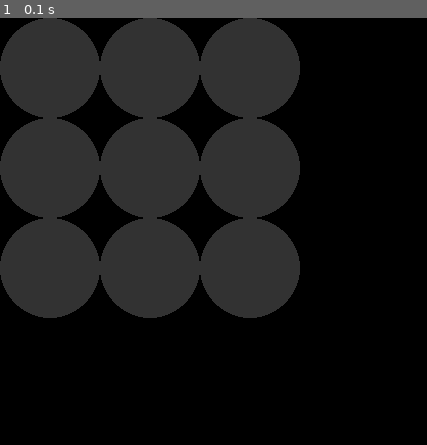
Above: before the commit, frame 1.
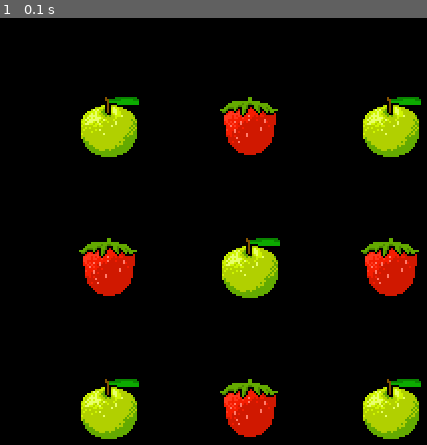
Above: after the commit, the same moment.

Repository: joemiddie13/pygame_tutorial
Game: pygame game, started from game.py
Two runs of this game, one before a commit and one after it. Both use one fixed random seed, a clock stepped at 60 frames per second and the inputs below.
Inputs:
- Up to frame 1 (0.1 s): no input

The runs differ from the first frame. In frame 1, 46% of the frame differs, in the area x 0-99%, y 0-99%.

Commit message:
completed making things move

Diff:
--- a/game.py
+++ b/game.py
@@ -1,59 +1,36 @@
-# Challenge 1
-
-# # Import and initialize pygame
-# import pygame
-# pygame.init()
-
-# # Configure the screen
-# screen = pygame.display.set_mode([500, 500])
-
-# # Create the game loop
-# running = True
-# while running:
-#     # Looks at events
-#     for event in pygame.event.get():
-#         if event.type == pygame.QUIT:
-#             running = False
-
-#     # Clear the screen
-#     screen.fill((0, 0, 0))
-
-#     # Define the colors
-#     red = (255, 0, 0)
-#     orange = (255, 165, 0)
-#     yellow = (255, 255, 0)
-#     green = (0, 255, 0)
-#     blue = (0, 0, 255)
-
-#     # Draw the circles
-#     pygame.draw.circle(screen, red, (100, 100), 50)   # Top-left circle
-#     pygame.draw.circle(screen, orange, (300, 100), 50) # Top-right circle
-#     pygame.draw.circle(screen, yellow, (200, 200), 50)  # Middle circle
-#     pygame.draw.circle(screen, green, (100, 300), 50)   # Bottom-left circle
-#     pygame.draw.circle(screen, blue, (300, 300), 50)    # Bottom-right circle
-
-#     # Update the display
-#     pygame.display.flip()
-
-
-# Challenge 2
-
 import pygame
 
 # Initialize Pygame
 pygame.init()
 
-# Set up the display
-screen = pygame.display.set_mode((500, 500))
+# Configure the screen
+screen = pygame.display.set_mode([500, 500])
 
-# Define colors
-dark_gray = (50, 50, 50)
+# Define the GameObject class
+class GameObject(pygame.sprite.Sprite):
+    def __init__(self, x, y, image):
+        super(GameObject, self).__init__()
+        self.surf = pygame.image.load(image)
+        self.rect = self.surf.get_rect(center=(x, y))
 
-# Starting positions for the first circle
-start_x = 50  # adjust as necessary
-start_y = 50  # adjust as necessary
-offset = 100  # distance between the centers of the circles
-radius = 50   # radius of circles
+    def render(self, screen):
+        screen.blit(self.surf, self.rect)
+
+# Calculate positions and create GameObjects
+rows, cols = 3, 3
+fruit_size = 64
+x_spacing = (500 - (cols * fruit_size)) // (cols + 1)
+y_spacing = (500 - (rows * fruit_size)) // (rows + 1)
+fruit_types = ['apple.png', 'strawberry.png']
+
+# Generate a list of fruit GameObjects in a grid
+fruits = []
+for row in range(rows):
+    for col in range(cols):
+        x = (col * fruit_size) + (x_spacing * (col + 1)) + (fruit_size // 2)
+        y = (row * fruit_size) + (y_spacing * (row + 1)) + (fruit_size // 2)
+        fruit_image = fruit_types[(row + col) % len(fruit_types)]
+        fruits.append(GameObject(x, y, fruit_image))
 
 # Create the game loop
 running = True
@@ -63,22 +40,14 @@
         if event.type == pygame.QUIT:
             running = False
 
-    # Clear the screen
+    # Clear screen
     screen.fill((0, 0, 0))
 
-    # Draw the circles in a grid pattern using a single loop
-    for i in range(9):
-        # Calculate row number (by dividing i by 3 and rounding down)
-        row = i // 3
-        # Calculate column number (remainder of i divided by 3)
-        col = i % 3
+    # Render all fruits
+    for fruit in fruits:
+        fruit.render(screen)
 
-        # Calculate position for each circle
-        position = (start_x + col * offset, start_y + row * offset)
-        pygame.draw.circle(screen, dark_gray, position, radius)
-
-    # Update the display
+    # Update the window
     pygame.display.flip()
 
-# Quit Pygame
 pygame.quit()
--- a/game2.py
+++ b/game2.py
@@ -1,4 +1,6 @@
 import pygame
+from random import randint
+import random
 
 # Initialize Pygame
 pygame.init()
@@ -11,26 +13,55 @@
     def __init__(self, x, y, image):
         super(GameObject, self).__init__()
         self.surf = pygame.image.load(image)
-        self.rect = self.surf.get_rect(center=(x, y))
+        self.rect = self.surf.get_rect(topleft=(x, y))
 
     def render(self, screen):
         screen.blit(self.surf, self.rect)
 
-# Calculate positions and create GameObjects
-rows, cols = 3, 3
-fruit_size = 64
-x_spacing = (500 - (cols * fruit_size)) // (cols + 1)
-y_spacing = (500 - (rows * fruit_size)) // (rows + 1)
-fruit_types = ['apple.png', 'strawberry.png']
+# Subclass GameObject for Apple that falls
+class Apple(GameObject):
+    def __init__(self):
+        super(Apple, self).__init__(0, 0, 'apple.png')
+        self.dy = (randint(0, 200) / 100) + 1
+        self.reset()
 
-# Generate a list of fruit GameObjects in a grid
-fruits = []
-for row in range(rows):
-    for col in range(cols):
-        x = (col * fruit_size) + (x_spacing * (col + 1)) + (fruit_size // 2)
-        y = (row * fruit_size) + (y_spacing * (row + 1)) + (fruit_size // 2)
-        fruit_image = fruit_types[(row + col) % len(fruit_types)]
-        fruits.append(GameObject(x, y, fruit_image))
+    def move(self):
+        self.rect.y += self.dy
+        # Check the y position of the apple
+        if self.rect.y > 500:
+            self.reset()
+
+    # Reset the apple to the top of the screen at a random x position
+    def reset(self):
+        # self.rect.x = randint(50, 400)
+        # self.rect.y = -64
+        lanes = [93, 218, 343]
+        self.rect.x = random.choice(lanes)
+        self.rect.y = -64
+
+class Strawberry(GameObject):
+    def __init__(self):
+        super(Strawberry, self).__init__(0, 0, 'strawberry.png')
+        self.dx = (randint(0, 200) / 100) + 1
+        self.reset()
+
+    def move(self):
+        self.rect.x += self.dx
+        # Check the y position of the apple
+        if self.rect.x > 500:
+            self.reset()
+
+    # Reset the apple to the top of the screen at a random x position
+    def reset(self):
+        self.rect.x = -64
+        self.rect.y = randint(0, 436)
+
+# Get the clock
+clock = pygame.time.Clock()
+
+# Make an instance of Apple
+apple = Apple()
+strawberry = Strawberry()
 
 # Create the game loop
 running = True
@@ -40,14 +71,21 @@
         if event.type == pygame.QUIT:
             running = False
 
+    # Update the apple's position
+    apple.move()
+    strawberry.move()
+
     # Clear screen
     screen.fill((0, 0, 0))
 
-    # Render all fruits
-    for fruit in fruits:
-        fruit.render(screen)
+    # Render the apple
+    apple.render(screen)
+    strawberry.render(screen)
 
     # Update the window
     pygame.display.flip()
 
+    # tick the clock!
+    clock.tick(60)
+
 pygame.quit()
